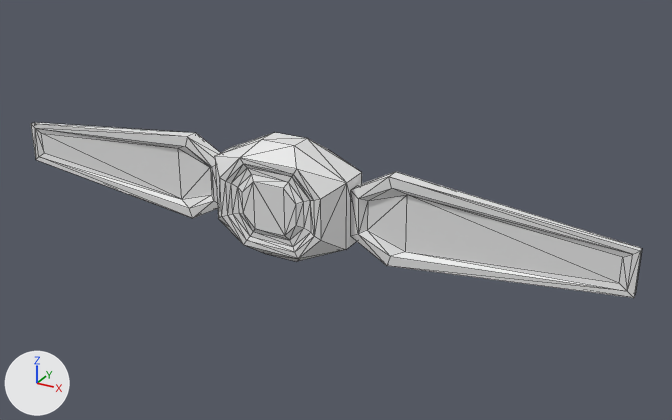
Renders of the OBJ model models/station/solar_collector_single_ext.obj from each side of a commit.
The view is the same before and after, from a camera (50 mm lens) standing at (7.45, -11.82, 4.89) and looking at (0.77, 0.32, -1.19). Arrows for +X, +Y and +Z are at lower left; the lights stay in place. Mesh edges are drawn as thin lines. Where no turn or scale is listed for an object, it has been applied to the vertices.

In view in the first picture: 'Cylinder.001_Cylinder.003'.
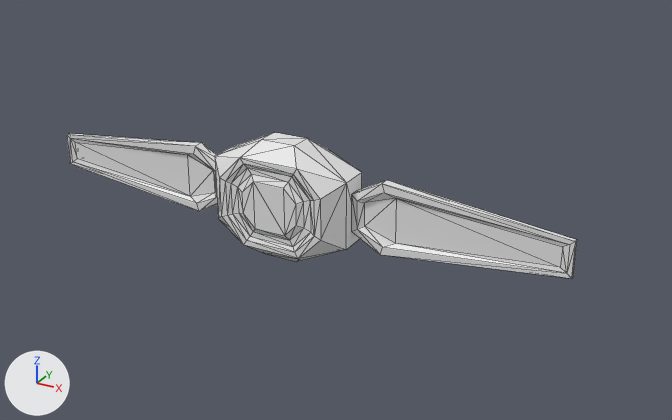
Pixel boxes (x1, y1, x2, y2) of what changed, in the pictures (672 x 420 px; the box of a moved part takes in the faces that stretch with it):
'Cylinder.001_Cylinder.003', reshaped (17% narrower, 16% shorter): before (31, 122, 642, 298); after (67, 132, 577, 279)
part 1 of me_cylinder_001_cylinder_003, moved or reshaped: before (351, 172, 642, 298); after (351, 180, 577, 279)
part 2 of me_cylinder_001_cylinder_003, moved or reshaped: before (31, 122, 220, 218); after (67, 133, 218, 211)

Patch to the scene script:
```diff
--- a/models/station/solar_collector_single_ext.obj.py
+++ b/models/station/solar_collector_single_ext.obj.py
@@ me_cylinder_001_cylinder_003 @@
 # used by ob_cylinder_001_cylinder_003; location = (0.0, 0.0, 0.0)
-me_cylinder_001_cylinder_003.from_pydata(...)  # 136 vertices, 256 faces; spans x -5.58..5.6, y -0.51..0.51, z -2.0..0.0
+me_cylinder_001_cylinder_003.from_pydata(...)  # 136 vertices, 256 faces; spans x -4.71..4.73, y -0.51..0.51, z -2.0..0.0
+# me_cylinder_001_cylinder_003 part 1
+# 11 vertices are removed from x 1.39..5.6, y -0.06..0.21, z -1.75..-0.26
+# 42 faces are deleted
+# 25 vertices move from x 1.23..5.6, y -0.09..0.21, z -1.75..-0.43 to x 1.23..4.73, y -0.06..0.18, z -1.6..-0.55
+# 11 vertices are added at x 1.36..4.73, y -0.04..0.18, z -1.6..-0.41
+# 42 new faces join them
+# me_cylinder_001_cylinder_003 part 2
+# 2 faces are deleted
+# 36 vertices move from x -5.58..-1.21, y -0.09..0.21, z -1.75..-0.26 to x -4.71..-1.21, y -0.06..0.18, z -1.6..-0.41
+# 2 new faces join them
```
